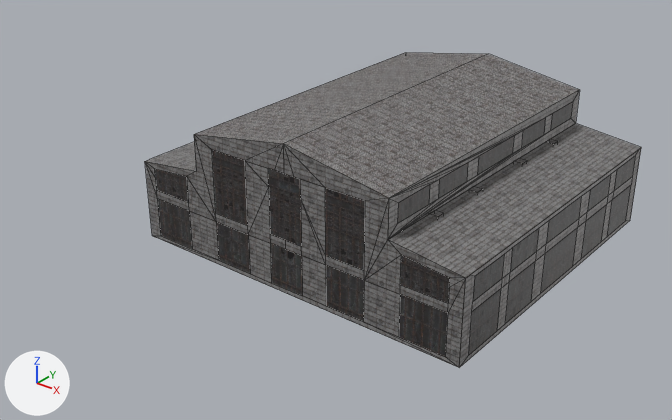
Two versions of the Blender file Untitled.blend, one commit apart.
Camera for both pictures: a 50 mm lens placed at (55.6, -86.3, 47.9), pointed at (-5.1, -10.3, 0.8). Every picture has the same lights, and +X, +Y and +Z are marked at lower left. The first picture is the older version. Mesh edges are drawn as thin lines.

The first picture shows 'Box-col'.
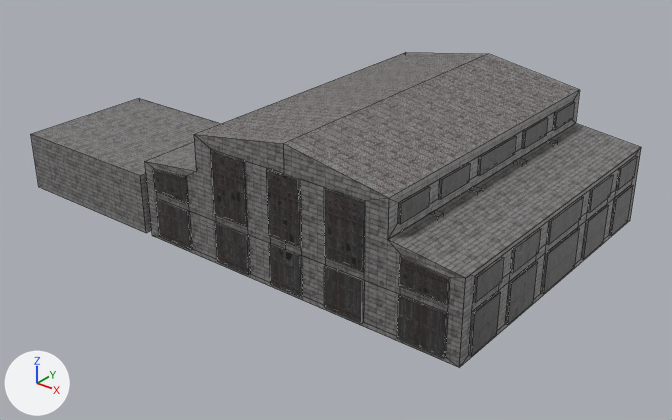
What the commit changed:
me_box_003 is used by ob_box_col; location (10.0, 10.0, 0.0).
me_box_003 had 210 vertices, 166 faces and spanned x -28.0..12.0, y -37.0..0.0, z 0.0..16.0.
me_box_003 now has 380 vertices, 300 faces and spans x -49.0..12.3, y -37.3..0.3, z 0.0..16.0.
Part 1, on me_box_003:
20 vertices are removed from x -28.0..12.0, y -37.0..0.0, z 0.5..13.0.
91 faces are deleted.
3 vertices move from x -12.0..1.0, y 0.0, z 2.0..6.0 to x -12.0..1.0, y 0.0..0.2, z 0.0..3.0.
159 vertices are added at x -49.0..12.3, y -37.3..0.3, z 0.0..13.0.
12 new vertices lie (0.0, -4.5, 0.0) away from vertices in x 4.0..12.2, y -1.5, z 0.5..13.0.
12 new vertices lie (0.0, 4.5, 0.0) away from vertices in x 4.0..12.3, y -35.5, z 0.5..13.0.
7 new vertices lie (0.0, 0.0, 3.0) away from vertices in x -29.0..-1.0, y -28.0..0.0, z 0.0.
193 new faces join them, mat_img_ind_w02_grey2_png (picture img_ind_w02_grey2_png).
32 new faces join them, mat_img_ind_win1_blk1c_png (picture img_ind_win1_blk1c_png).

Pixel boxes [x1, y1, x2, y2] of what changed, in the pictures (672 x 420 px):
'Box-col', reshaped (23% wider)
    before: [145, 52, 641, 368]
    after: [31, 52, 641, 368]
part 1 of me_box_003, built on
    before: [145, 91, 638, 367]
    after: [31, 91, 638, 367]
